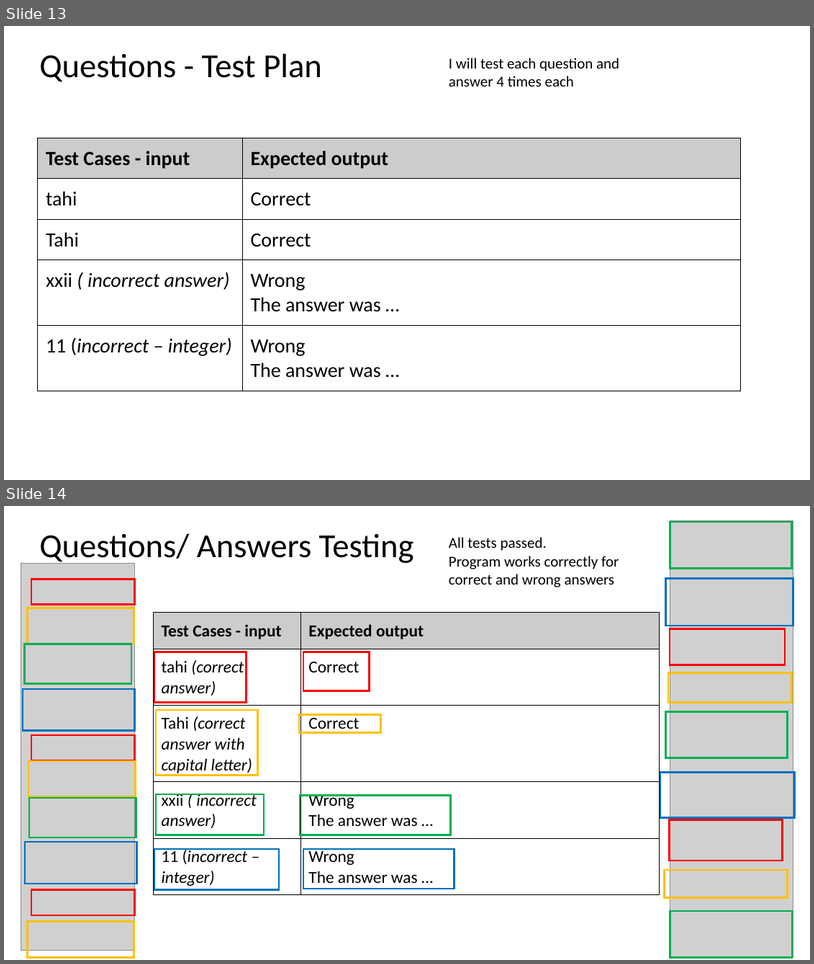
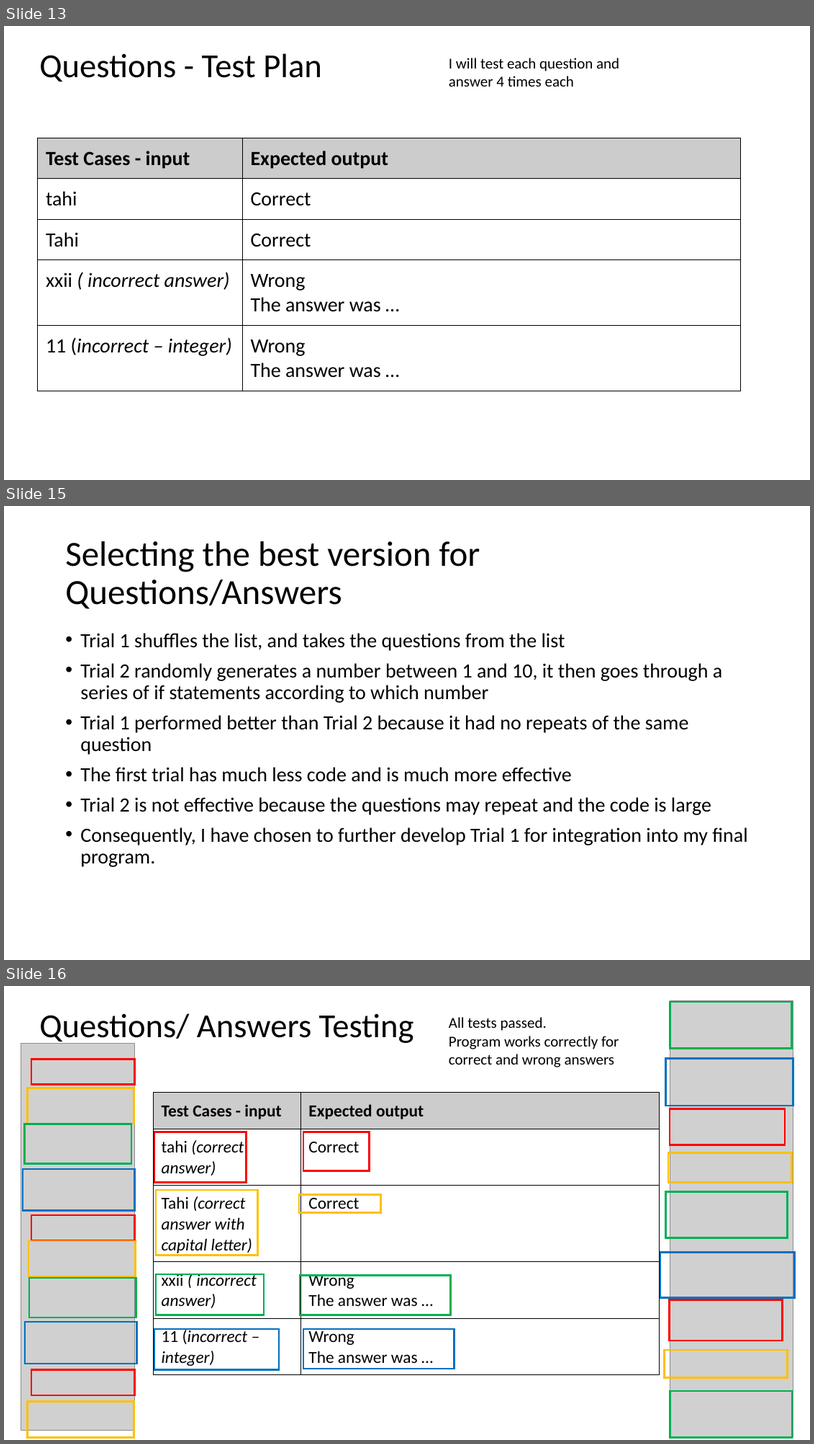
Before and after one commit to jireh-t/Assessment, a slide deck: 1.7 and 1.8 documentation.pptx. Shown one above the other, each under a label of ours: slides 13 and 14 before the commit, slides 13, 15 and 16 after it; the slides between them are not shown. The pictures are 814x964 and 814x1444 pixels, drawn with LibreOffice and Linux fonts; fonts in the diff are those of the drawing; grey boxes stand for pictures. Boxes give left, top, right and bottom in pixels: in the first picture for what was removed or moved away, otherwise in the second. Text is boxed around its words. In the diff, an @@ line names an element or a change of style, - is before the commit and + after.

Commit message:
Trialling

```diff
--- a/1.7 and 1.8 documentation.pptx
+++ b/1.7 and 1.8 documentation.pptx
@@ slide 15 added at [4,506,810,960], background #FFFFFF @@
@@ title added at [65,541,481,609], 42 pt, text #000000 @@
+Selecting the best version for Questions/Answers
@@ text added at [80,633,748,867], 24 pt, text #000000 @@
+• Trial 1 shuffles the list, and takes the questions from the list
+• Trial 2 randomly generates a number between 1 and 10, it then goes through a series of if statements according to which number
+• Trial 1 performed better than Trial 2 because it had no repeats of the same question
+• The first trial has much less code and is much more effective
+• Trial 2 is not effective because the questions may repeat and the code is large
+• Consequently, I have chosen to further develop Trial 1 for integration into my final program.
@@ what was slide 14 is now slide 16 @@
```
Also in this commit, not shown: 3 slides changed, 1 other slide added, 3 other files.
